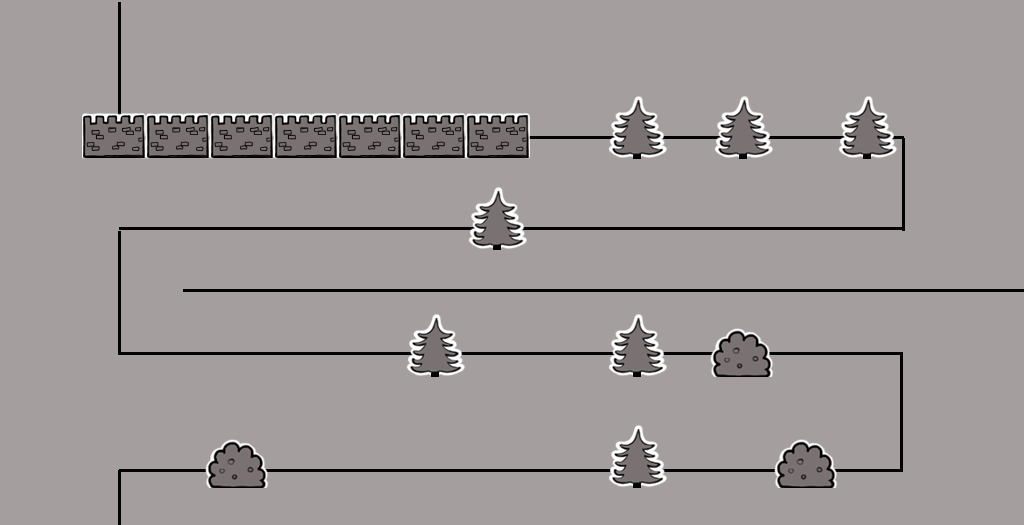
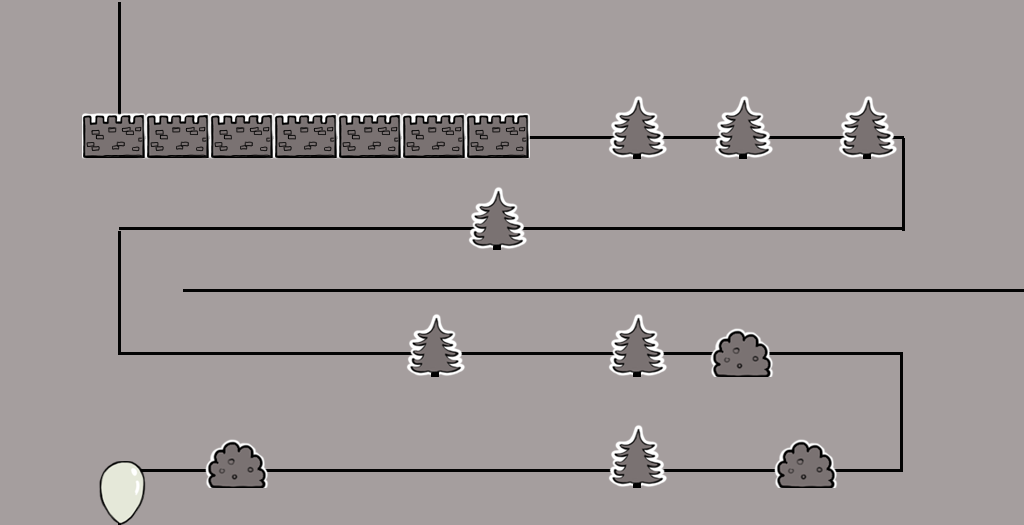
Layers edited between the first and the second w=1024, h=525 image:
added layer "balloon" above "shrub copy 2" over [99, 461, 146, 525]
